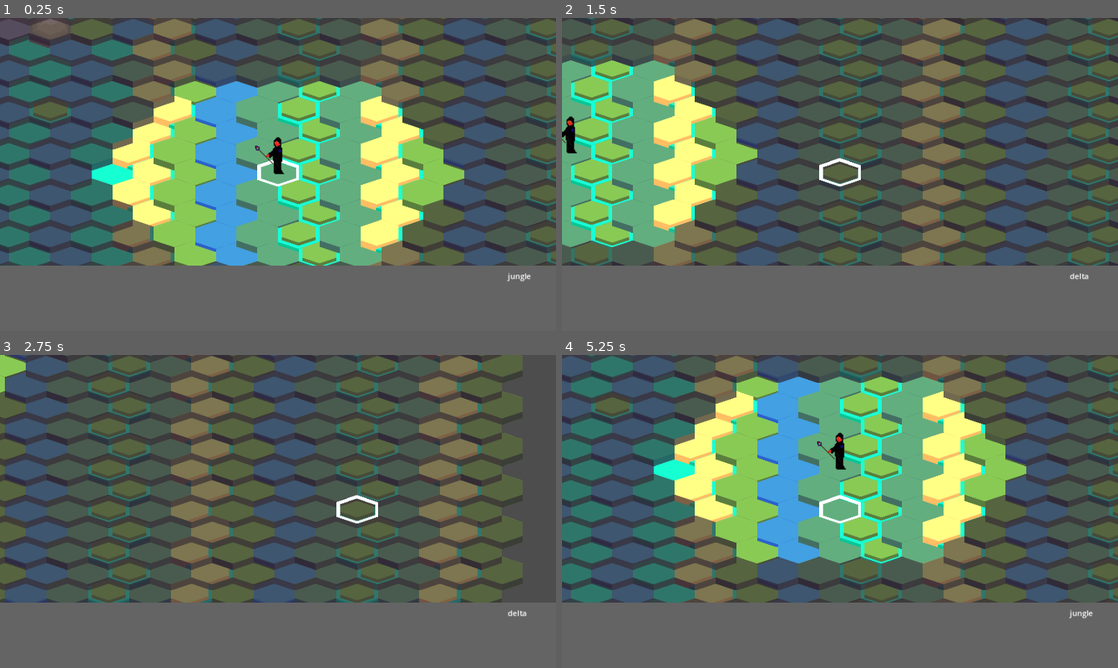
Above: before the commit, frames 1-4 (two rows, left to right).
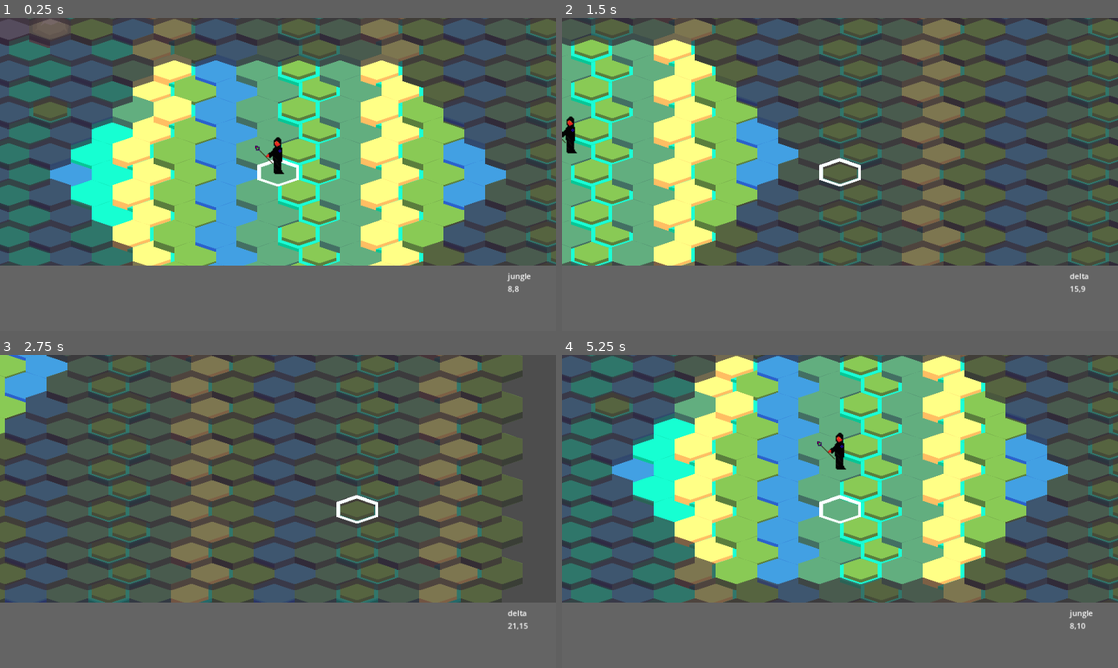
Above: after the commit, the same moments.

Repository: ahhnevermore/mixorcerers
Game: Godot game, scene res://scenes/game.tscn
Same seed, same stepped clock (60 frames per second), same inputs: the game is played once before the commit and once after it. The engine's default icon, where the game draws it, is replaced by a stand-in: a white triangle on a blue panel in a dark square.
Inputs:
- Up to frame 1 (0.25 s): no input
- Up to frame 2 (1.5 s): tap Enter at 0.5 s; hold D (cursor_right) 0.53-1.28 s; tap M (move) at 0.6 s; tap Space (select_confirm) at 0.8, 1.35 s; hold S (cursor_down) from 1.28 s (still down)
- Up to frame 3 (2.75 s): tap M (move) at 1.55, 2.1 s; release S (cursor_down) at 2.03 s; hold D (cursor_right) from 2.03 s (still down); tap Space (select_confirm) at 2.3 s
- Up to frame 4 (5.25 s): release D (cursor_right) at 2.78 s; hold W (cursor_up) 2.78-3.53 s; tap Space (select_confirm) at 2.85, 3.8, 4.35 s; tap M (move) at 3.05, 3.6, 4.55, 5.1 s; hold A (cursor_left) 3.53-5.03 s; hold S (cursor_down) from 5.03 s (still down)

The runs differ from the first frame. In frame 1, 14% of the frame differs, in the area x 9-94%, y 11-88%; in frame 2, 8.4%; in frame 3, 1.6%; in frame 4, 17%, in the area x 9-95%, y 0-88%.

Commit message:
made a small change to the precast logic to fix an issue where even/even or odd/odd translations were not working, moving into grimoire triggers

Diff:
--- a/scripts/HUD.gd
+++ b/scripts/HUD.gd
@@ -11,8 +11,11 @@
 func _process(_delta):
 	pass
 
-func terrain_display(terrain:String)->void:
-	$Div/Terrain.text = terrain
+func terrain_display(terrain:String,cursor:Vector2i)->void:
+	$Div/Terrain.text = (
+		terrain + "\n"
+		+ str(cursor.x)+"," + str(cursor.y)
+	)
 	$Div/Terrain.show()
 
 func command_display(list:Array,mode_node:Mode)->void:
@@ -32,7 +35,7 @@
 		internal_stats[stat[0]] = stat[1]
 	$Div/Stats.text=("  Move: " + str(internal_stats['move'])+"\n"
 				+"Vision: " + str(internal_stats['vision'])+"\n"
-				+"Health: " + str(internal_stats['health'])+"\n"
+				+"Health: " + str(internal_stats['health'])+"/"+str(internal_stats['max_health'])+"\n"
 	)
 
 func inventory_display_uninteractive(list:Array)->void:
--- a/scripts/cursor.gd
+++ b/scripts/cursor.gd
@@ -37,6 +37,7 @@
 func update(xy:Vector2i):
 	position = map.map_to_local(xy)
 	cursor_tile = xy
+	cursor_changed.emit()
 
 func _on_repeat_delay_timeout()->void:
 	cursor_active=true
--- a/scripts/game.gd
+++ b/scripts/game.gd
@@ -40,7 +40,8 @@
 		var select_mode = select_mode_scene.instantiate()
 		select_mode.setup(self,$Map,$Cursor,$HUD,[])
 
-
+func add_listener(listener):
+	listeners.append(listener)
 
 #TODO
 #add spell stats when selecting them in cast mode
@@ -70,7 +71,7 @@
 #All terrain modifications have to set the cache of the terrain to null
 
 func _on_cursor_changed()->void:
-	$HUD.terrain_display($Map.get_terrain($Map.get_tile($Cursor.cursor_tile)))
+	$HUD.terrain_display($Map.get_terrain($Map.get_tile($Cursor.cursor_tile)),$Cursor.cursor_tile)
 
 var spells = {
 	"fireball":{
--- a/scripts/player.gd
+++ b/scripts/player.gd
@@ -18,14 +18,15 @@
 	position= map.map_to_local(map.map_file[map.player+"_start_position"])
 	allies.push_back(self)
 	initial_stats = {'move':5,
-			'vision':4,
-			'health':100}
+			'vision':5,
+			'health':100,
+			'max_health':120}
 	modified_stats = initial_stats.duplicate(true)
 	inventory =[
 		null,null,null,null,
 		null,null,null,null
 		]
-	game.listeners.append(self)
+	game.add_listener(self)
 # Called every frame. 'delta' is the elapsed time since the previous frame.
 func _process(_delta):
 	pass
--- a/scripts/precast_mode.gd
+++ b/scripts/precast_mode.gd
@@ -32,8 +32,8 @@
 	super.setup(arg_game,arg_map,arg_cursor,arg_hud,arg_props)
 	update = false
 
-	tests()
-
+#	tests()
+#
 	#dropdowns
 	for type in Grimoire.Grimoire_Type:
 		if Grimoire.Grimoire_Type[type] != Grimoire.Grimoire_Type.NONE:
@@ -63,12 +63,6 @@
 			Grimoire.Precast_Position_Type.RELATIVE:
 				var unit_xy = map.local_to_map(props[0].position)
 				cursor_pos = calc_relative_cursor(unit_xy,props[1].precast_position)
-				print(props[1].precast_position,unit_xy,cursor_pos)
-
-
-
-
-
 
 		if cursor_pos in cast_range_grid.dict:
 			cast_grid = map.gen_cast_grid(props[1].spell,cursor_pos)
@@ -81,7 +75,6 @@
 
 
 func _on_cursor_changed():
-	print(cursor.cursor_tile.y%2)
 	if cast_grid:
 		map.clear_grid(cast_grid,'cast')
 	if  cursor.cursor_tile in cast_range_grid.dict:
@@ -172,7 +165,7 @@
 						precast_position['position'].x - precast_position['origin'].x + unit_xy.x,
 						precast_position['position'].y - precast_position['origin'].y + unit_xy.y
 					)
-	if unit_xy.y % 2 != res.y % 2:#line difference
+	if unit_xy.y % 2 != res.y % 2 && precast_position['origin'].y %2 != unit_xy.y %2:#line difference
 		if res.y % 2:
 			res.x += 1
 		else: #even line
--- a/scripts/unit.gd
+++ b/scripts/unit.gd
@@ -3,5 +3,6 @@
 
 var initial_stats = {'move':5,
 			'vision':5,
-			'health':100}
+			'health':100,
+			'max_health':120}
 var modified_stats = initial_stats.duplicate(true)
